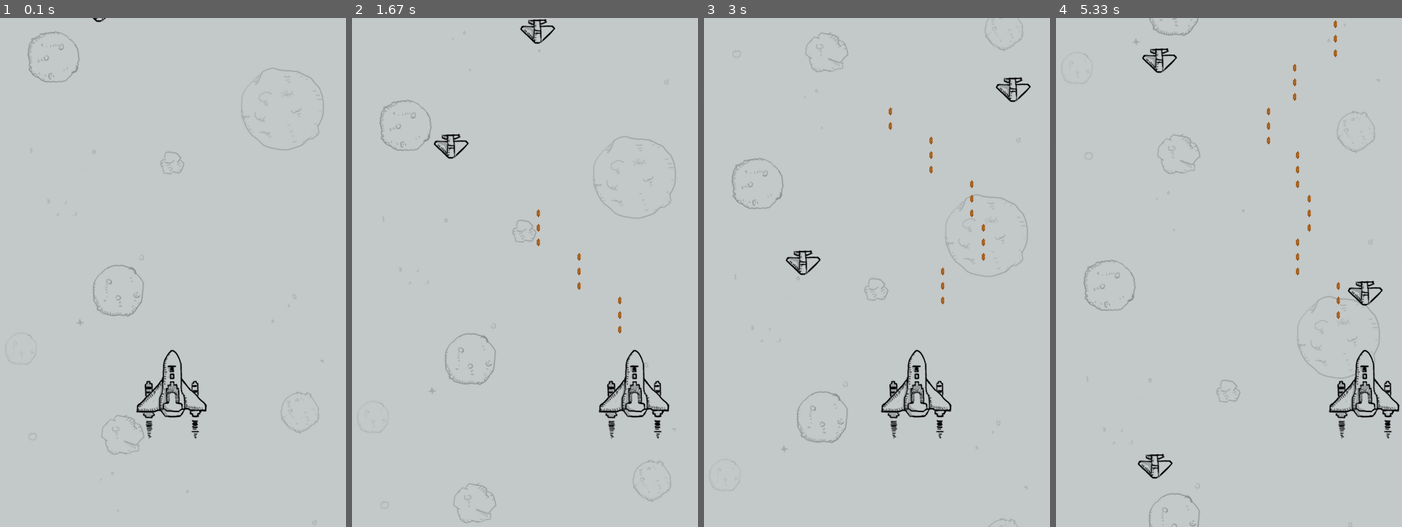
Above: before the commit, frames 1-4 (left to right).
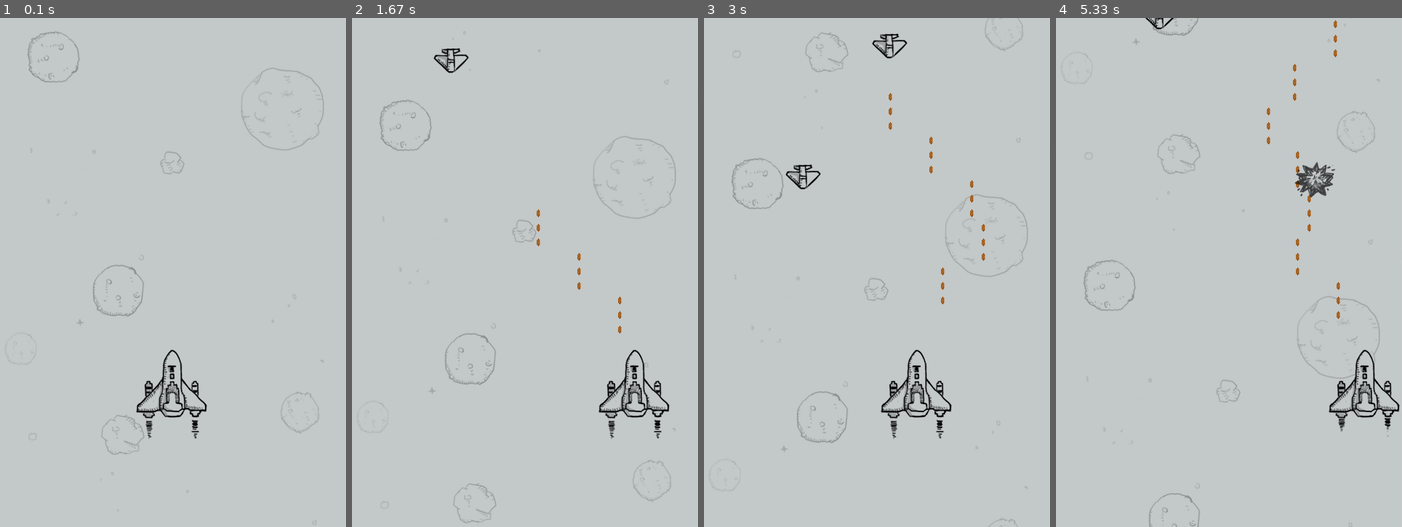
Above: after the commit, the same moments.

Repository: fuweiwei/AircraftWar
Game: pygame game, started from plane_main.py
Same seed, same stepped clock (60 frames per second), same inputs: the game is played once before the commit and once after it.
Inputs:
- Up to frame 1 (0.1 s): no input
- Up to frame 2 (1.67 s): hold B 0.33-0.8 s; hold Right 0.33-0.8 s; hold Right 0.83-1.3 s; hold Right from 1.33 s (still down)
- Up to frame 3 (3 s): release Right at 1.8 s; hold Left 1.83-2.37 s; hold Left 2.4-2.8 s; tap B at 2.83 s
- Up to frame 4 (5.33 s): hold Right 3.17-3.8 s; tap B at 3.32, 4.98 s; hold Left 3.83-4.3 s; hold Right 4.33-4.8 s; hold Right 4.83-5.3 s

The runs differ from the first frame. In frame 1, less than 0.1% of the frame differs, in the area x 26-31%, y 0-1%; in frame 2, 0.6%; in frame 3, 0.9%; in frame 4, 1.2%, in the area x 23-98%, y 0-91%.

Commit message:
增加特效

Diff:
--- a/plane_main.py
+++ b/plane_main.py
@@ -9,41 +9,30 @@
 HERO_FIRE_EVENT = pygame.USEREVENT + 1
 
 
-class PlaneGame(object):
+class PlaneGame:
     """飞机大战游戏类"""
 
     def __init__(self):
+        print("游戏初始化...")
 
-        # 1. pygame 初始化
         pygame.init()
 
-        # 2. 创建游戏屏幕
         self.screen = pygame.display.set_mode(SCREEN_RECT.size)
-
-        # 3. 创建游戏时钟
         self.clock = pygame.time.Clock()
 
-        # 4. 创建精灵组
         self.__create_sprites()
-
-        # 5. 创建用户事件
         PlaneGame.__create_user_events()
 
     def __create_sprites(self):
         """创建精灵组"""
 
-        # 背景组
-        bg1 = Background()
-        bg2 = Background(True)
-        self.back_group = pygame.sprite.Group(bg1, bg2)
+        self.back_group = pygame.sprite.Group(Background(), Background(True))
 
-        # 敌机组
-        enemy = Enemy()
-        self.enemy_group = pygame.sprite.Group(enemy)
-
-        # 英雄组
         self.hero = Hero()
         self.hero_group = pygame.sprite.Group(self.hero)
+
+        self.enemy_group = pygame.sprite.Group()
+        self.destroy_group = pygame.sprite.Group()
 
     @staticmethod
     def __create_user_events():
@@ -56,38 +45,60 @@
         pygame.time.set_timer(HERO_FIRE_EVENT, 500)
 
     def start_game(self):
-        """开始游戏"""
+        """开启游戏循环"""
+
         while True:
-            # 1. 设置刷新帧率
             self.clock.tick(60)
-            # 2. 事件监听
             self.__event_handler()
-            # 3. 更新精灵组
             self.__update_sprites()
-            # 碰撞检测
             self.__check_collide()
-            # 4. 更新屏幕显示
             pygame.display.update()
 
+    def __check_collide(self):
+        """碰撞检测"""
+
+        # 子弹摧毁敌机
+        enemies = pygame.sprite.groupcollide(self.enemy_group,
+                                             self.hero.bullets,
+                                             False,
+                                             True).keys()
+        for enemy in enemies:
+            enemy.life -= 1
+
+            if enemy.life <= 0:
+                enemy.add(self.destroy_group)
+                enemy.remove(self.enemy_group)
+
+                enemy.destroied()
+
+        # 敌机撞毁英雄
+        for hero in pygame.sprite.spritecollide(self.hero,
+                                                self.enemy_group,
+                                                True):
+            print("英雄牺牲了...")
+            self.hero.destroied()
+
     def __event_handler(self):
-        """事件监听"""
+        """事件处理"""
 
         for event in pygame.event.get():
+            if event.type == pygame.QUIT:
+                PlaneGame.__finished_game()
+            elif event.type == HERO_FIRE_EVENT:
+                self.hero.fire()
+            elif event.type == CREATE_ENEMY_EVENT:
+                self.enemy_group.add(Enemy())
+            # 按下 b 英雄自爆
+            elif event.type == pygame.KEYDOWN and event.key == pygame.K_b:
+                # self.hero.destroied()
 
-            if event.type == pygame.QUIT:
-                print("退出游戏...")
-                pygame.quit()
-                exit()
-            elif event.type == CREATE_ENEMY_EVENT:
-                # 创建敌机，并且添加到敌机组
-                self.enemy_group.add(Enemy())
+                # 集体自爆
+                for enemy in self.enemy_group.sprites():
+                    enemy.destroied()
 
-                # 测试敌机精灵数量
-                # enemy_count = len(self.enemy_group.sprites())
-                # print("敌机精灵数量 %d" % enemy_count)
-            elif event.type == HERO_FIRE_EVENT:
-                # 英雄发射子弹
-                self.hero.fire()
+        # 判断英雄是否已经被销毁，如果是，游戏结束！
+        if self.hero.can_destroied:
+            PlaneGame.__finished_game()
 
         # 通过 pygame.key 获取用户按键
         keys_pressed = pygame.key.get_pressed()
@@ -97,34 +108,22 @@
         self.hero.speed = dir * 2
 
     def __update_sprites(self):
-        """更新精灵组"""
+        """更新/绘制精灵组"""
 
-        for group in [self.back_group, self.enemy_group,
-                      self.hero_group, self.hero.bullets]:
-
+        for group in [self.back_group, self.hero_group,
+                      self.hero.bullets, self.enemy_group,
+                      self.destroy_group]:
             group.update()
             group.draw(self.screen)
 
-    def __check_collide(self):
-        """碰撞检测"""
+    @staticmethod
+    def __finished_game():
+        """退出游戏"""
 
-        # 1. 子弹摧毁敌机
-        pygame.sprite.groupcollide(self.hero.bullets, self.enemy_group, True, True)
+        print("退出游戏")
+        pygame.quit()
+        exit()
 
-        # 2. 英雄被撞毁
-        collide_list = pygame.sprite.spritecollide(self.hero, self.enemy_group, False)
-
-        if len(collide_list) > 0:
-            self.hero.is_alive = False
-
-            print("英雄牺牲...")
-
-            pygame.quit()
-            exit()
 
 if __name__ == '__main__':
-    # 1. 创建游戏对象
-    game = PlaneGame()
-
-    # 2. 开始游戏
-    game.start_game()
+    PlaneGame().start_game()
--- a/plane_sprites.py
+++ b/plane_sprites.py
@@ -1,86 +1,124 @@
 import random
 import pygame
 
-
-# 游戏屏幕大小
+# 屏幕尺寸
 SCREEN_RECT = pygame.Rect(0, 0, 480, 700)
 
 
 class GameSprite(pygame.sprite.Sprite):
-    """游戏精灵基类"""
+    """游戏精灵"""
 
     def __init__(self, image_name, speed=1):
-
-        # 调用父类的初始化方法
         super().__init__()
 
-        # 加载图像
         self.image = pygame.image.load(image_name)
-        # 设置尺寸
         self.rect = self.image.get_rect()
-        # 记录速度
         self.speed = speed
 
     def update(self, *args):
-
-        # 默认在垂直方向移动
         self.rect.top += self.speed
+
+    @staticmethod
+    def image_names(prefix, count):
+        names = []
+        for i in range(1, count + 1):
+            names.append("./images/" + prefix + str(i) + ".png")
+
+        return names
 
 
 class Background(GameSprite):
     """背景精灵"""
 
     def __init__(self, is_alt=False):
-
-        image_name = "./images/background.png"
-        super().__init__(image_name)
-
-        # 判断是否交替图片，如果是，将图片设置到屏幕顶部
+        super().__init__("./images/background.png")
+
         if is_alt:
             self.rect.bottom = 0
 
     def update(self, *args):
-
-        # 调用父类方法
-        super().update(args)
-
-        # 判断是否超出屏幕
+        super().update(args)
+
         if self.rect.top >= SCREEN_RECT.height:
             self.rect.bottom = 0
 
 
-class Enemy(GameSprite):
-    """敌机精灵"""
+class PlaneSprite(GameSprite):
+    """飞机精灵，包括敌机和英雄"""
+
+    def __init__(self, image_names, destroy_names, life, speed):
+
+        image_name = image_names[0]
+        super().__init__(image_name, speed)
+
+        # 生命值
+        self.life = life
+
+        # 正常图像列表
+        self.__life_images = []
+        for file_name in image_names:
+            image = pygame.image.load(file_name)
+            self.__life_images.append(image)
+
+        # 被摧毁图像列表
+        self.__destroy_images = []
+        for file_name in destroy_names:
+            image = pygame.image.load(file_name)
+            self.__destroy_images.append(image)
+
+        # 默认播放生存图片
+        self.images = self.__life_images
+        # 显示图像索引
+        self.show_image_index = 0
+        # 是否循环播放
+        self.is_loop_show = True
+        # 是否可以被删除
+        self.can_destroied = False
+
+    def update(self, *args):
+        self.update_images()
+
+        super().update(args)
+
+    def update_images(self):
+        """更新图像"""
+
+        pre_index = int(self.show_image_index)
+        self.show_image_index += 0.05
+        count = len(self.images)
+
+        # 判断是否循环播放
+        if self.is_loop_show:
+            self.show_image_index %= len(self.images)
+        elif self.show_image_index > count - 1:
+            self.show_image_index = count - 1
+            self.can_destroied = True
+
+        current_index = int(self.show_image_index)
+
+        if pre_index != current_index:
+            self.image = self.images[current_index]
+
+    def destroied(self):
+        """飞机被摧毁"""
+
+        # 默认播放生存图片
+        self.images = self.__destroy_images
+        # 显示图像索引
+        self.show_image_index = 0
+        # 是否循环播放
+        self.is_loop_show = False
+
+
+class Hero(PlaneSprite):
+    """英雄精灵"""
 
     def __init__(self):
 
-        image_name = "./images/enemy1.png"
-        super().__init__(image_name)
-
-        # 随机敌机出现位置
-        width = SCREEN_RECT.width - self.rect.width
-        self.rect.left = random.randint(0, width)
-        self.rect.bottom = 0
-
-        # 随机速度
-        self.speed = random.randint(1, 3)
-
-    def update(self, *args):
-        super().update(args)
-
-        # 判断敌机是否移出屏幕
-        if self.rect.top >= SCREEN_RECT.height:
-            # 将精灵从所有组中删除
-            self.kill()
-
-
-class Hero(GameSprite):
-    """英雄精灵"""
-
-    def __init__(self):
-
-        image_name = "./images/me1.png"
-        super().__init__(image_name, 0)
+        image_names = GameSprite.image_names("me", 2)
+        destroy_names = GameSprite.image_names("me_destroy_", 4)
+
+        super().__init__(image_names, destroy_names, 0, 0)
 
         # 设置初始位置
         self.rect.centerx = SCREEN_RECT.centerx
@@ -90,6 +128,7 @@
         self.bullets = pygame.sprite.Group()
 
     def update(self, *args):
+        self.update_images()
 
         # 飞机水平移动
         self.rect.left += self.speed
@@ -101,6 +140,7 @@
             self.rect.right = SCREEN_RECT.right
 
     def fire(self):
+        """发射子弹"""
 
         # bullet_count = len(self.bullets.sprites())
         # print("子弹数量 %d" % bullet_count)
@@ -121,14 +161,41 @@
     """子弹精灵"""
 
     def __init__(self):
-
         image_name = "./images/bullet1.png"
         super().__init__(image_name, -2)
 
     def update(self, *args):
-
         super().update(args)
 
         # 判断是否超出屏幕
         if self.rect.bottom < 0:
             self.kill()
+
+
+class Enemy(PlaneSprite):
+    """敌机精灵"""
+
+    def __init__(self):
+        image_names = ["./images/enemy1.png"]
+        destroy_names = GameSprite.image_names("enemy1_down", 4)
+        super().__init__(image_names, destroy_names, 2, 1)
+
+        # 随机敌机出现位置
+        width = SCREEN_RECT.width - self.rect.width
+        self.rect.left = random.randint(0, width)
+        self.rect.bottom = 0
+
+        # 随机速度
+        self.speed = random.randint(1, 3)
+
+    def update(self, *args):
+        super().update(args)
+
+        # 判断敌机是否移出屏幕
+        if self.rect.top >= SCREEN_RECT.height:
+            # 将精灵从所有组中删除
+            self.kill()
+
+        # 判断敌机是否已经被销毁
+        if self.can_destroied:
+            self.kill()
--- a/v_01_pygame.py
+++ /dev/null
@@ -1,7 +0,0 @@
-import pygame
-
-pygame.init()
-
-print("游戏的代码...")
-
-pygame.quit()
--- a/v_01_pygame入门.py
+++ /dev/null
@@ -1,58 +0,0 @@
-import pygame
-
-# 游戏屏幕大小
-SCREEN_RECT = pygame.Rect(0, 0, 800, 600)
-
-pygame.init()
-
-# 游戏代码...
-# 1. 创建游戏主窗口
-screen = pygame.display.set_mode(SCREEN_RECT.size)
-
-# 2. 绘制英雄
-# 1> 加载图像
-hero = pygame.image.load("./images/me1.png")
-# 2> 绘制图像
-screen.blit(hero, (400, 300))
-# 3> 更新屏幕
-pygame.display.update()
-
-# 3. 创建游戏时钟对象
-clock = pygame.time.Clock()
-
-# 4. 定义英雄的初始位置
-hero_rect = pygame.Rect(400, 300, 102, 126)
-
-# 游戏循环
-while True:
-
-    # 设置屏幕刷新帧率
-    clock.tick(60)
-
-    # 事件监听
-    for event in pygame.event.get():
-
-        # 判断用户是否点击了关闭按钮
-        if event.type == pygame.QUIT:
-            print("退出游戏...")
-
-            pygame.quit()
-
-            # 直接退出系统
-            exit()
-
-    # 更新英雄的位置
-    hero_rect.top -= 1
-
-    # 判断是否移出屏幕
-    if hero_rect.top <= 0:
-        hero_rect.top = SCREEN_RECT.height
-
-    # 填充背景颜色
-    screen.fill((255, 255, 255))
-
-    # 绘制英雄
-    screen.blit(hero, hero_rect)
-
-    # 更新屏幕显示
-    pygame.display.update()
--- a/v_02_精灵和精灵组.py
+++ /dev/null
@@ -1,43 +0,0 @@
-import pygame
-from plane_sprites import *
-
-pygame.init()
-
-# 游戏代码...
-# 1. 创建游戏主窗口
-screen = pygame.display.set_mode(SCREEN_RECT.size)
-
-# 2. 创建英雄精灵组
-hero = Hero("./images/me1.png")
-hero_group = pygame.sprite.Group(hero)
-
-# 3. 创建游戏时钟对象
-clock = pygame.time.Clock()
-
-# 游戏循环
-while True:
-
-    # 设置屏幕刷新帧率
-    clock.tick(60)
-
-    # 事件监听
-    for event in pygame.event.get():
-
-        # 判断用户是否点击了关闭按钮
-        if event.type == pygame.QUIT:
-            print("退出游戏...")
-
-            pygame.quit()
-
-            # 直接退出系统
-            exit()
-
-    # 填充背景颜色
-    screen.fill((255, 255, 255))
-
-    # 让精灵组更新位置并且绘制精灵
-    hero_group.update()
-    hero_group.draw(screen)
-
-    # 更新屏幕显示
-    pygame.display.update()
